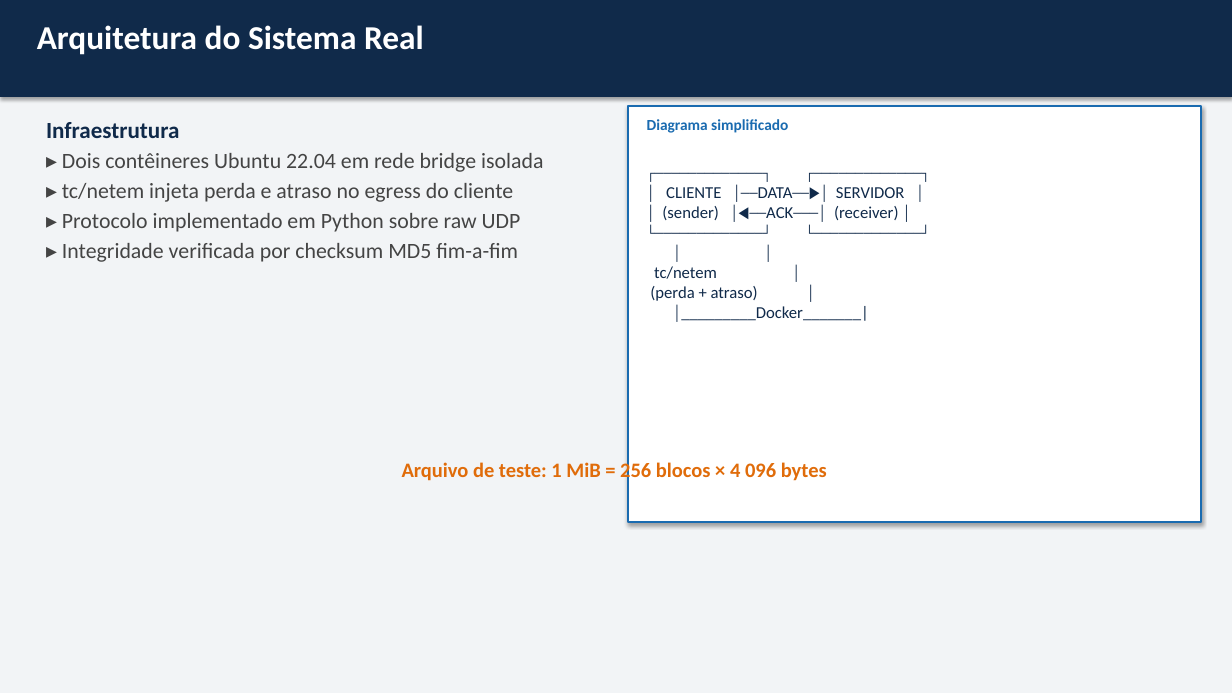
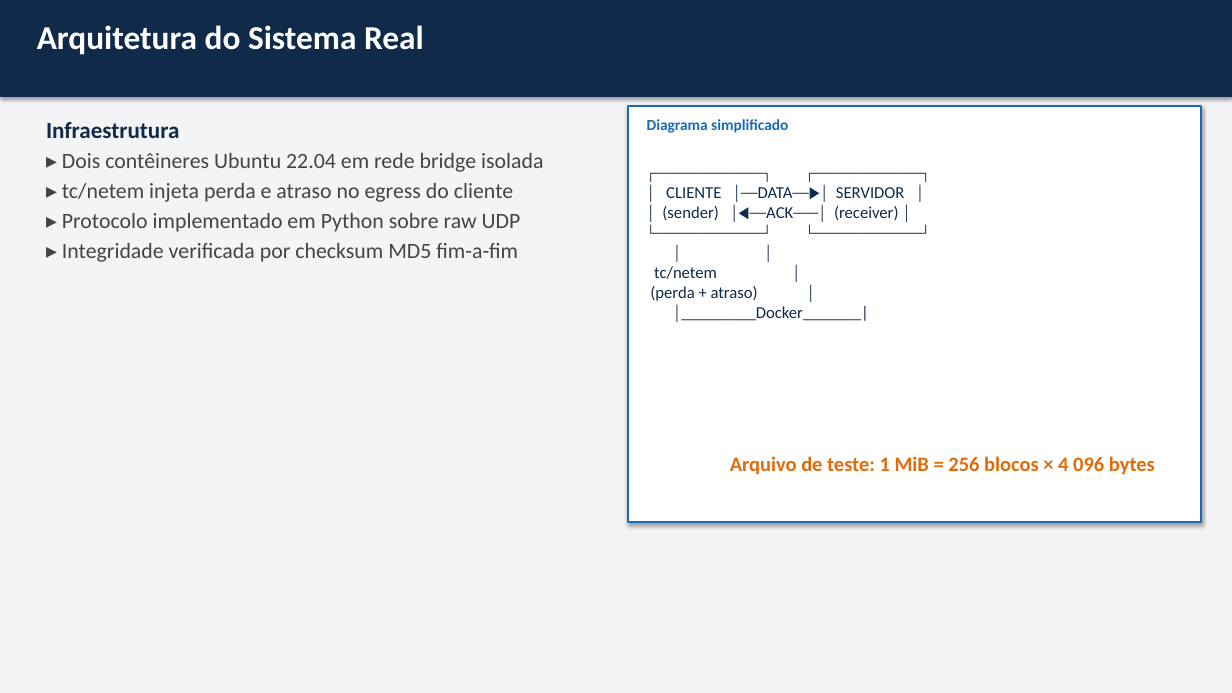
Before and after one commit to Anth0nYM/redes-de-computadores-dccmapi, a slide deck: slide 7 of paper/fase2_slides.pptx. Drawn at 1232x693 pixels with LibreOffice and Linux fonts; fonts in the diff are those of the drawing. Boxes give left, top, right and bottom in pixels: in the first picture for what was removed or moved away, otherwise in the second. Text is boxed around its words. In the diff, an @@ line names an element or a change of style, - is before the commit and + after.

```diff
--- a/paper/fase2_slides.pptx
+++ b/paper/fase2_slides.pptx
@@ text "Arquivo de teste: 1 MiB ..." rewrapped from (402, 460, 827, 483) to (730, 456, 1155, 475) @@
```
Also in this commit, not shown: 11 other slides changed, 1 slide added, 3 other files.
